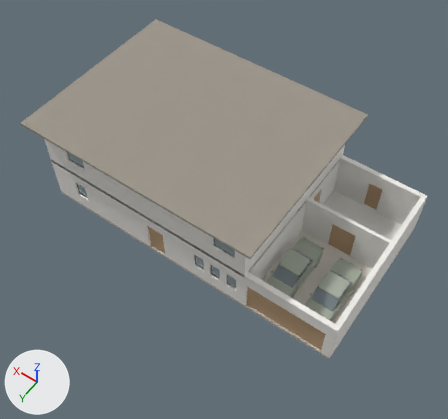
One commit to the glTF model docs-site/public/3d/hillside-villa.glb: the scene before it, then after it.
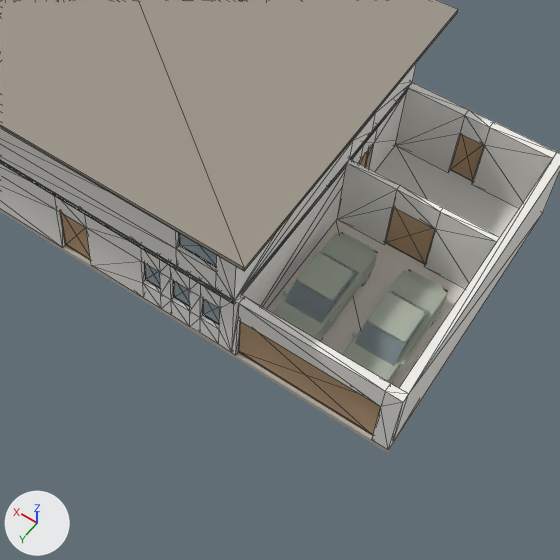
Each version appears first whole from a 50 mm lens placed at (-9.27, 14.76, 30.55), pointed at (3.65, -3.32, 2.14), and next in a close-up on the part from 26% to 95% of the width and 26% to 100% of the height. Every picture has the same lights, and +X, +Y and +Z are marked at lower left. The first two pictures are the older version. The close-ups show mesh edges as thin lines. Where no turn or scale is listed for an object, it has been applied to the vertices.

Names of what the first close-up shows: 'door:d_garage', 'floor:r_garage', 'floor:r_utility', 'furniture:car_26', 'furniture:car_27', 'roof:roof_1', 'wall:shell', 'wall:shell.001', 'wall:w_util', 'wall:w_wing_n', 'wall:w_wing_s', 'wall:w_wing_w' and 14 more.
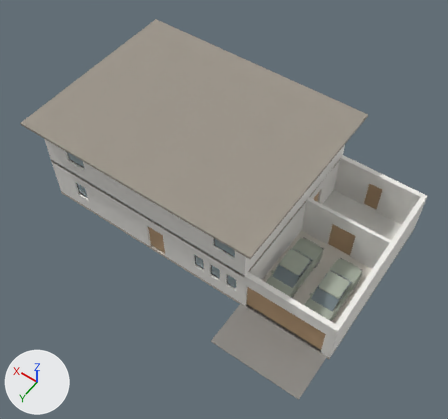
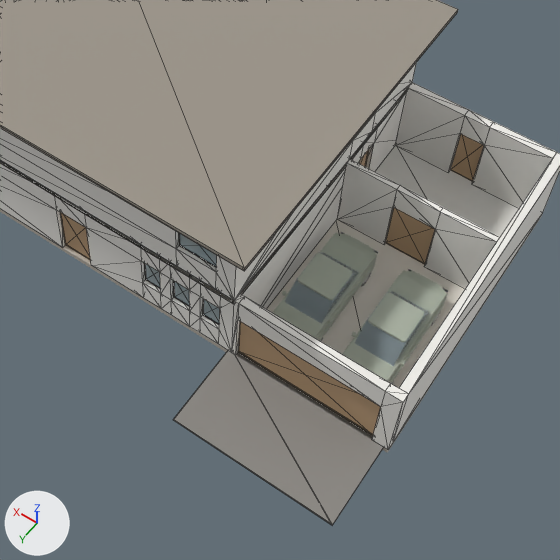
Pixel boxes (x1, y1, x2, y2) of what changed, in the close-ups (560 x 560 px):
'outdoor:g_drive', added: after (173, 351, 384, 526)

Diff of the bpy script that builds the scene:
```diff
--- a/docs-site/public/3d/hillside-villa.glb.py
+++ b/docs-site/public/3d/hillside-villa.glb.py
@@ mat_outdoor_driveway @@
+mat_outdoor_driveway = principled_material('outdoor:driveway')
+mat_outdoor_driveway.base_color = (0.262, 0.25, 0.231)  # grey #8c8984
+mat_outdoor_driveway.roughness = 0.85
@@ me_outdoor_g_drive @@
+me_outdoor_g_drive.from_pydata(...)  # a box spanning x -5.5..0.0, y 0.0..3.0, z -0.05..0.0
+me_outdoor_g_drive.materials.append(mat_outdoor_driveway)  # grey #8c8984
@@ ob_outdoor_g_drive @@
+ob_outdoor_g_drive = bpy.data.objects.new('outdoor:g_drive', me_outdoor_g_drive)
+ob_outdoor_g_drive.location = (0.0, 0.0, 0.0)
```
